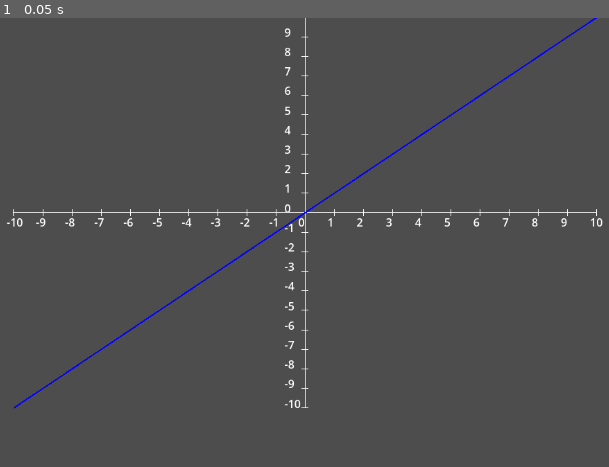
Above: before the commit, frame 1.
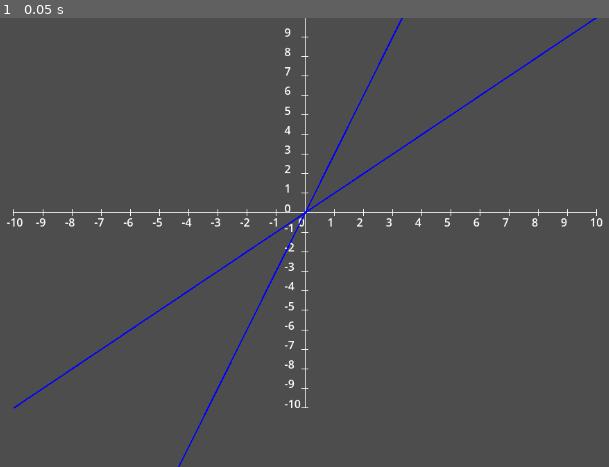
Above: after the commit, the same moment.

Repository: k4o-app/advanced-math-grapher
Game: Godot game, scene res://advanced_math_grapher.tscn
Two runs of this game, one before a commit and one after it. Both use one fixed random seed, a clock stepped at 60 frames per second and the inputs below.
Inputs:
- Up to frame 1 (0.05 s): no input

The runs differ from the first frame. In frame 1, 0.4% of the frame differs, in the area x 29-67%, y 0-100%.

Commit message:
fix: expression list

Diff:
--- a/advanced_math_grapher.tscn
+++ b/advanced_math_grapher.tscn
@@ -11,6 +11,14 @@
 offset_bottom = 563.0
 script = ExtResource("1_tb8ts")
 expression_list = [{
+"expression": "x*3",
+"line_color": Color(0, 0, 1, 1),
+"line_style": 0,
+"line_width": 2.0,
+"show_derivative": false,
+"show_integral": false,
+"visible": false
+}, {
 "expression": "x",
 "line_color": Color(0, 0, 1, 1),
 "line_style": 0,
Not shown, changed: addons/advanced_math_grapher/editor/expression_list_editor.gd
